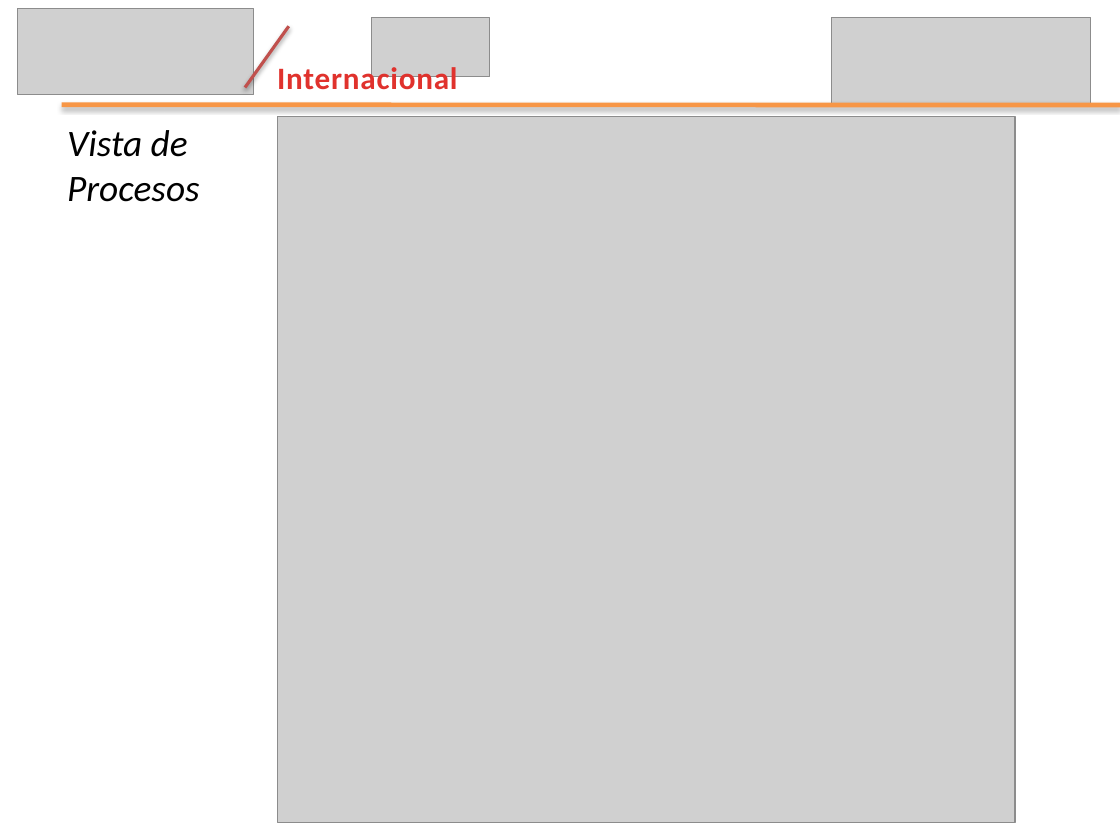
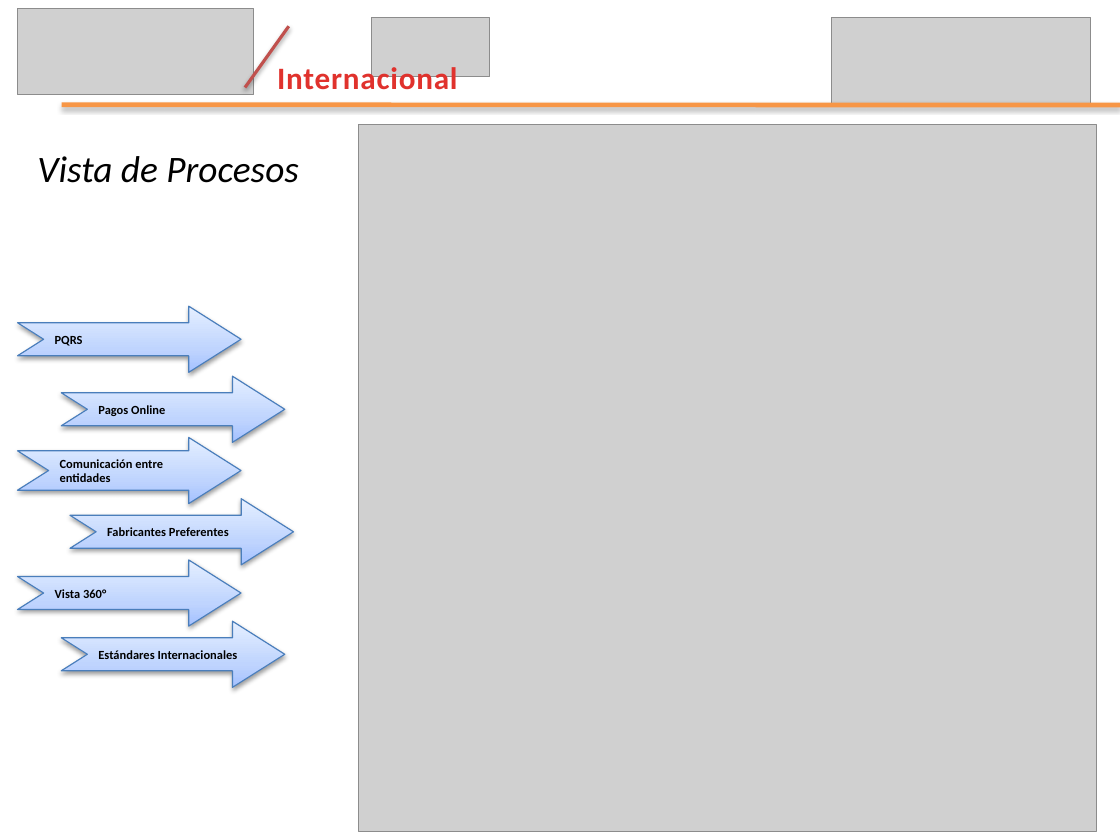
Before and after one commit to leseroth/ingenium-managment, a slide deck: slide 6 of CSOF5100 Proyecto 1/Tercera Entrega/EntregaFinalIngenium.pptx (slide 7 before the commit). Drawn at 1120x840 pixels with LibreOffice and Linux fonts; fonts in the diff are those of the drawing; grey boxes stand for pictures. Boxes give left, top, right and bottom in pixels: in the first picture for what was removed or moved away, otherwise in the second. Text is boxed around its words. In the diff, an @@ line names an element or a change of style, - is before the commit and + after.

```diff
--- a/CSOF5100 Proyecto 1/Tercera Entrega/EntregaFinalIngenium.pptx
+++ b/CSOF5100 Proyecto 1/Tercera Entrega/EntregaFinalIngenium.pptx
@@ text "Vista de Procesos" rewrapped from (67,130,200,202) to (37,156,299,183) @@
@@ picture: place and size @@
-picture at (278,116,1015,823)
+picture at (358,125,1095,832)
@@ notched right arrow added at (18,306,242,372), fill gradient #A4C4FF to #BFD4FF to #E6EEFF, outline #4B7EBC 0.75 pt, 8 pt, text #000000, bold @@
+PQRS
@@ notched right arrow added at (62,376,286,442), fill gradient #A4C4FF to #BFD4FF to #E6EEFF, outline #4B7EBC 0.75 pt, 8 pt, text #000000, bold @@
+Pagos Online
@@ notched right arrow added at (18,438,242,504), fill gradient #A4C4FF to #BFD4FF to #E6EEFF, outline #4B7EBC 0.75 pt, 8 pt, text #000000, bold @@
+Comunicación entre entidades
@@ notched right arrow added at (69,498,293,564), fill gradient #A4C4FF to #BFD4FF to #E6EEFF, outline #4B7EBC 0.75 pt, 8 pt, text #000000, bold @@
+Fabricantes Preferentes
@@ notched right arrow added at (18,560,242,626), fill gradient #A4C4FF to #BFD4FF to #E6EEFF, outline #4B7EBC 0.75 pt, 8 pt, text #000000, bold @@
+Vista 360°
@@ notched right arrow added at (62,622,286,688), fill gradient #A4C4FF to #BFD4FF to #E6EEFF, outline #4B7EBC 0.75 pt, 8 pt, text #000000, bold @@
+Estándares Internacionales
```
Also in this commit, not shown: 2 other slides changed, 2 slides added, 1 other file.
